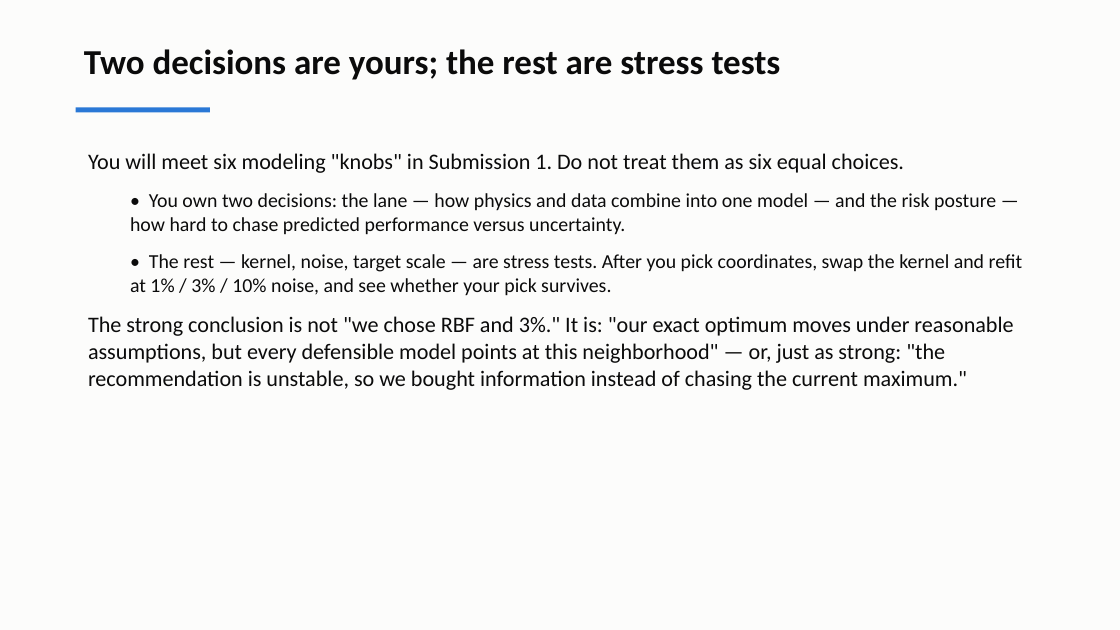
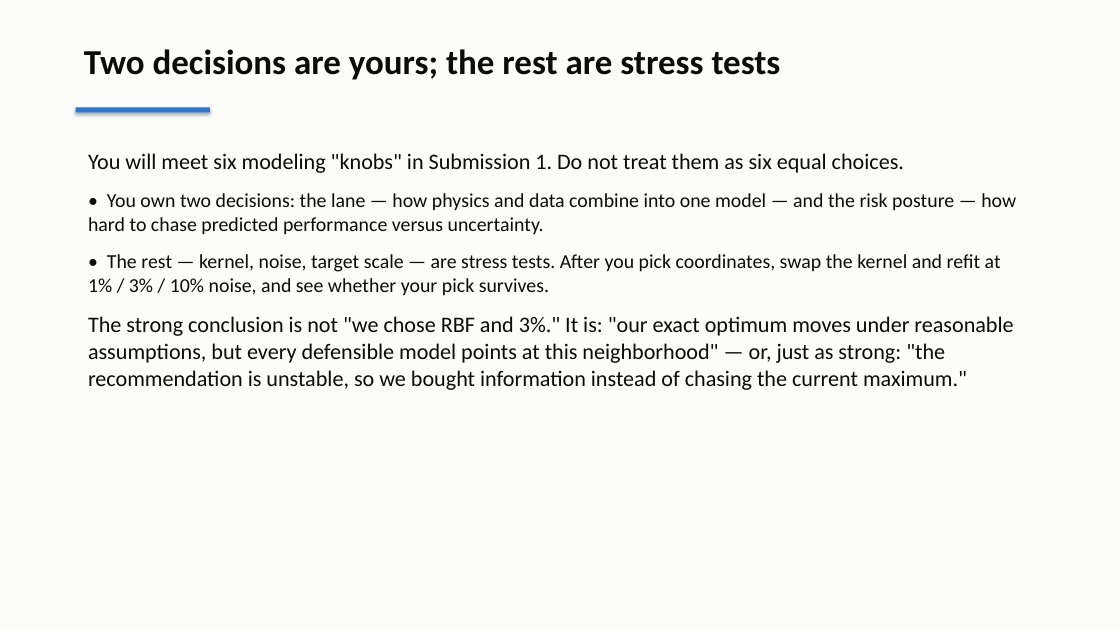
Before and after one commit to andrewvoss8-boop/core-me-data-science-activities-public, a slide deck: slide 19 of me323/Module1_drafts/ME323_Module1_Lecture2.pptx. Drawn at 1120x630 pixels with LibreOffice and Linux fonts; fonts in the diff are those of the drawing. Boxes give left, top, right and bottom in pixels: in the first picture for what was removed or moved away, otherwise in the second. Text is boxed around its words. In the diff, an @@ line names an element or a change of style, - is before the commit and + after.

```diff
--- a/me323/Module1_drafts/ME323_Module1_Lecture2.pptx
+++ b/me323/Module1_drafts/ME323_Module1_Lecture2.pptx
@@ rectangle at (x1=76, y1=108, x2=210, y2=113): shadow on @@
@@ text at (x1=88, y1=193, x2=1016, y2=296): list level 2 to 1 in "• You own two decisions: ..."; list level 2 to 1 in "• The rest — kernel, ..." @@
```
Also in this commit, not shown: 21 other slides changed, 18 other files.
